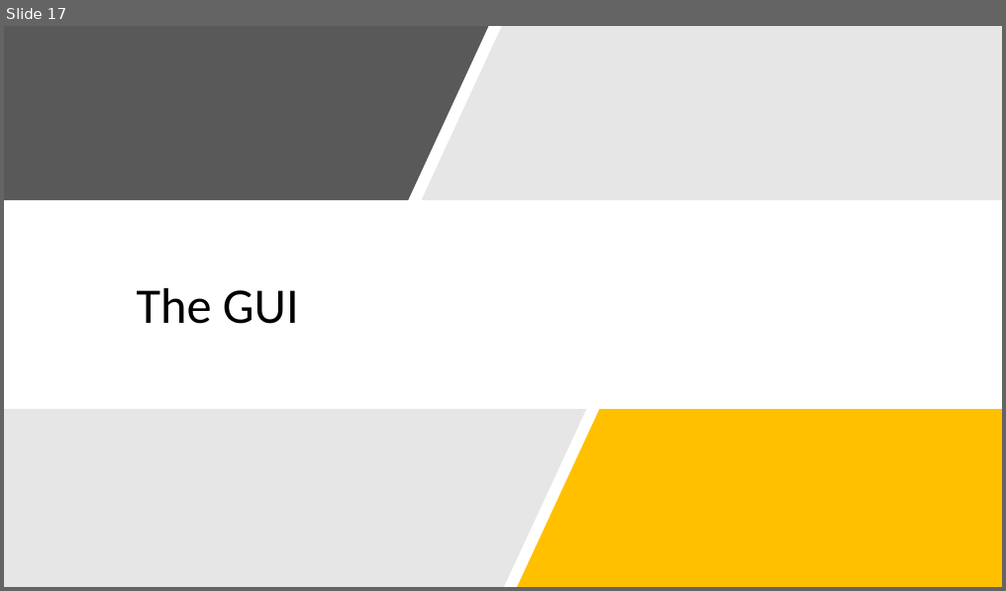
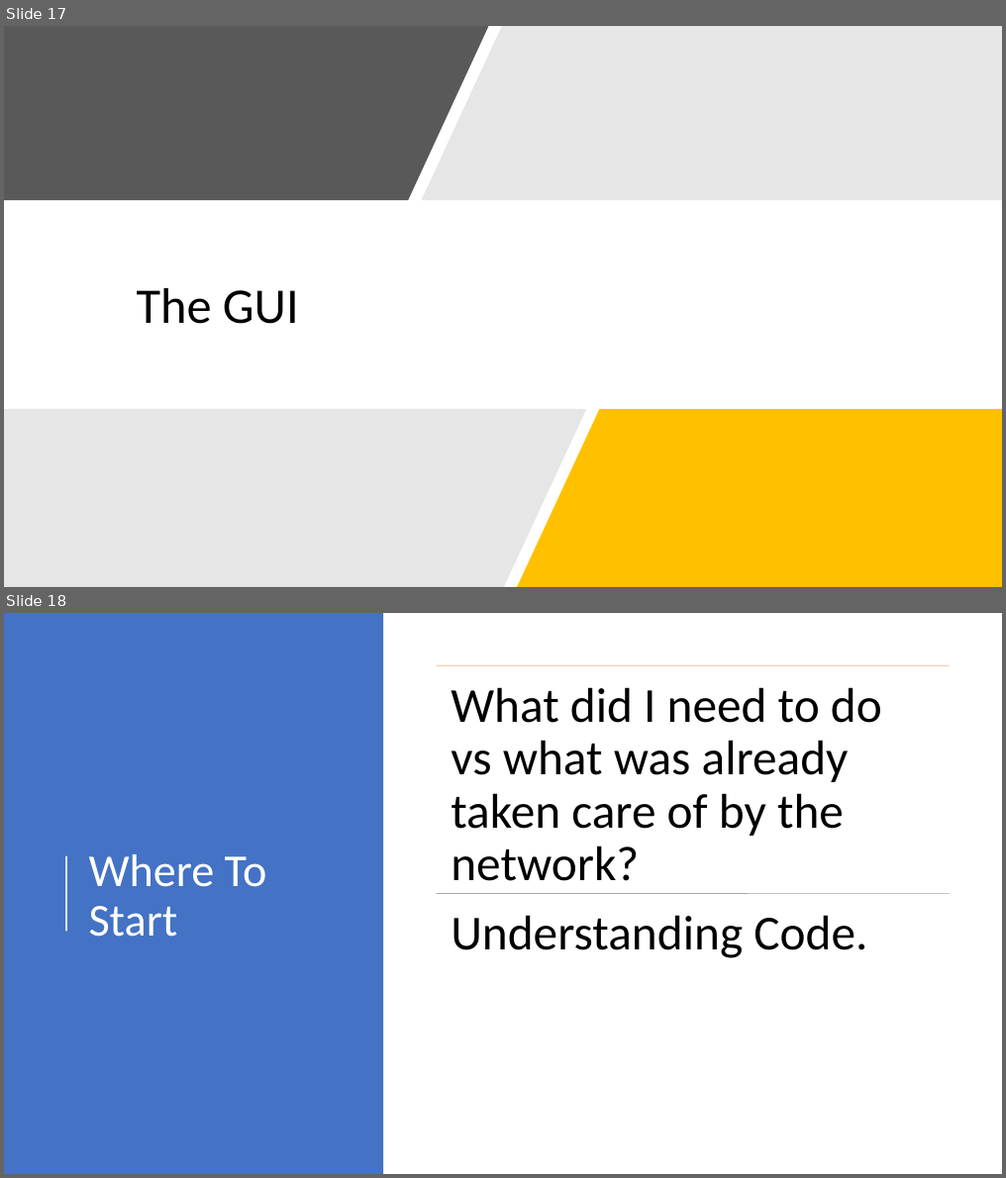
Before and after one commit to ChrisKalahiki/CNN-for-BelgiumTS-and-MNIST, a slide deck: RIPMazeRunner.pptx. Shown one above the other, each under a label of ours: slide 17 before the commit, slides 17 and 18 after it. The pictures are 1006x591 and 1006x1178 pixels, drawn with LibreOffice and Linux fonts; fonts in the diff are those of the drawing. Boxes give left, top, right and bottom in pixels: in the first picture for what was removed or moved away, otherwise in the second. Text is boxed around its words. In the diff, an @@ line names an element or a change of style, - is before the commit and + after.

Commit message:
added my slides

```diff
--- a/RIPMazeRunner.pptx
+++ b/RIPMazeRunner.pptx
@@ slide 18 added at (x1=4, y1=613, x2=1002, y2=1174), background #FFFFFF @@
@@ rectangle added at (x1=4, y1=613, x2=383, y2=1174), fill #4472C4 @@
@@ line added from (66, 931) to (66, 857), #FFFFFF 1.5 pt @@
@@ title added at (x1=89, y1=855, x2=267, y2=937), 44 pt, text #FFFFFF @@
+Where To Start
@@ group added at (x1=436, y1=665, x2=949, y2=959): 2 lines, 2 texts @@
+What did I need to do vs what was already taken care of by the network?
+Understanding Code.
```
Also in this commit, not shown: 3 other slides added, 1 other file.
